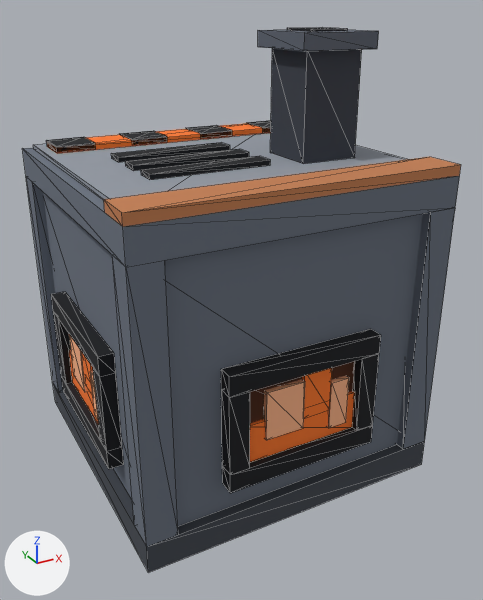
Renders of the glTF model assets/models/gen_fuel.glb from each side of a commit.
Camera for both pictures: a 50 mm camera at (-0.449, -1.352, 1.44) aimed at (0.525, 0.418, 0.555). The lights are fixed; the arrows at lower left show +X, +Y and +Z. The first picture is the older version. Mesh edges are drawn as thin lines.

In view in the first picture: 'body.028', 'fire.003', 'flame.003', 'tier.013'.
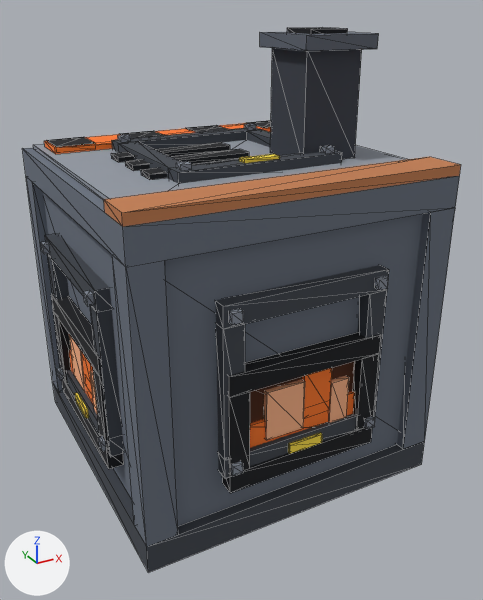
Patch to the scene script:
```diff
--- a/assets/models/gen_fuel.glb.py
+++ b/assets/models/gen_fuel.glb.py
@@ mat_steel @@
+mat_steel = principled_material('steel')
+mat_steel.base_color = (0.254, 0.283, 0.337)  # grey #8a919d
+mat_steel.roughness = 1.0
@@ mat_glow_energy @@
+mat_glow_energy = principled_material('glow_energy')
+mat_glow_energy.base_color = (1.0, 0.753, 0.0685)  # yellow #ffe14a
+mat_glow_energy.roughness = 1.0
@@ me_gen_fuel_link_z @@
+me_gen_fuel_link_z.from_pydata(...)  # 64 vertices, 108 faces; spans x 0.238..0.762, y 0.238..0.762, z 0.991..1.061
+# faces by material slot: [48, 48, 12]
+me_gen_fuel_link_z.materials.append(mat_case_dark)  # dark grey #42474f
+me_gen_fuel_link_z.materials.append(mat_steel)  # grey #8a919d
+me_gen_fuel_link_z.materials.append(mat_glow_energy)  # yellow #ffe14a
@@ me_gen_fuel_link_y_1 @@
+me_gen_fuel_link_y_1.from_pydata(...)  # 72 vertices, 108 faces; spans x 0.238..0.763, y -0.028..0.038, z 0.238..0.762
+# faces by material slot: [48, 48, 12]
+me_gen_fuel_link_y_1.materials.append(mat_case_dark)  # dark grey #42474f
+me_gen_fuel_link_y_1.materials.append(mat_steel)  # grey #8a919d
+me_gen_fuel_link_y_1.materials.append(mat_glow_energy)  # yellow #ffe14a
@@ me_gen_fuel_link_x_1 @@
+me_gen_fuel_link_x_1.from_pydata(...)  # 68 vertices, 108 faces; spans x -0.028..0.038, y 0.238..0.762, z 0.238..0.762
+# faces by material slot: [48, 48, 12]
+me_gen_fuel_link_x_1.materials.append(mat_case_dark)  # dark grey #42474f
+me_gen_fuel_link_x_1.materials.append(mat_steel)  # grey #8a919d
+me_gen_fuel_link_x_1.materials.append(mat_glow_energy)  # yellow #ffe14a
@@ ob_link_z__018 @@
+ob_link_z__018 = bpy.data.objects.new('link_z+.018', me_gen_fuel_link_z)
+ob_link_z__018.location = (0.0, 0.0, 0.0)
@@ ob_link_y__020_1 @@
+ob_link_y__020_1 = bpy.data.objects.new('link_y-.020', me_gen_fuel_link_y_1)
+ob_link_y__020_1.location = (0.0, 0.0, 0.0)
@@ ob_link_x__020_1 @@
+ob_link_x__020_1 = bpy.data.objects.new('link_x-.020', me_gen_fuel_link_x_1)
+ob_link_x__020_1.location = (0.0, 0.0, 0.0)
```

Pixel boxes (x1, y1, x2, y2) of what changed, in the pictures (483 x 600 px):
'link_y-.020', added: after (216, 265, 389, 479)
    faces in mat_case_dark (dark grey #42474f): (216, 265, 389, 479)
    faces in mat_steel (grey #8a919d): (229, 276, 389, 476)
    faces in mat_glow_energy (yellow #ffe14a): (288, 432, 322, 454)
'link_x-.020', added: after (41, 234, 124, 457)
    faces in mat_case_dark (dark grey #42474f): (45, 234, 124, 457)
    faces in mat_steel (grey #8a919d): (41, 241, 106, 452)
    faces in mat_glow_energy (yellow #ffe14a): (75, 393, 89, 418)
'link_z+.018', added: after (112, 124, 342, 184)
    faces in mat_case_dark (dark grey #42474f): (112, 128, 342, 184)
    faces in mat_steel (grey #8a919d): (118, 124, 335, 171)
    faces in mat_glow_energy (yellow #ffe14a): (239, 154, 280, 163)
'fire.003', unchanged, covered by the edit: before (69, 350, 355, 462); after (69, 350, 355, 448)
